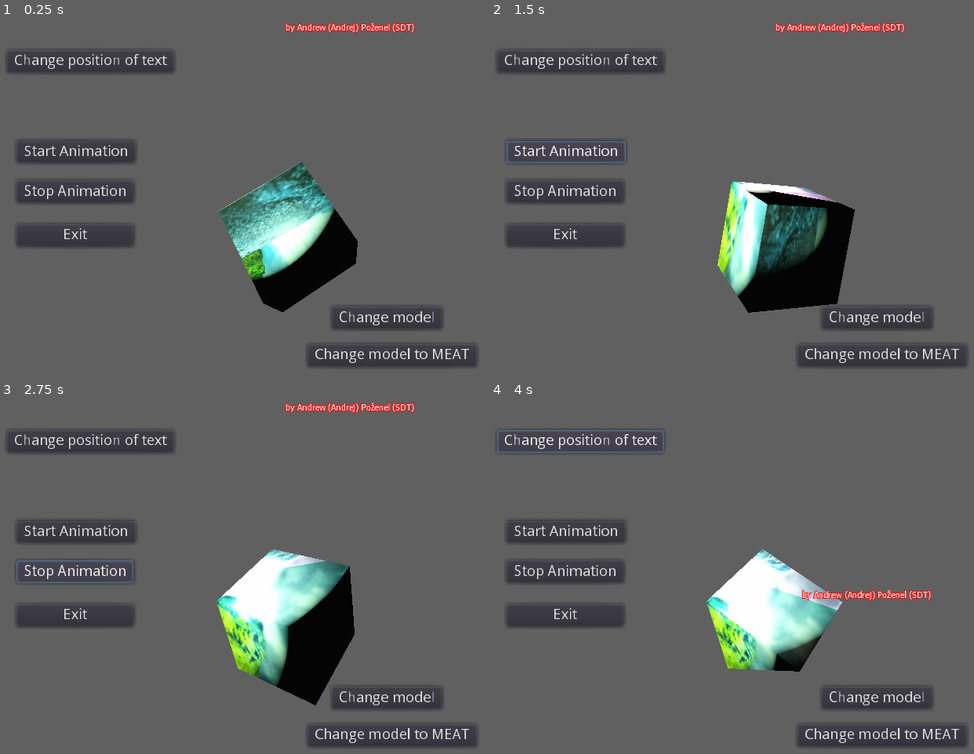
Above: before the commit, frames 1-4 (two rows, left to right).
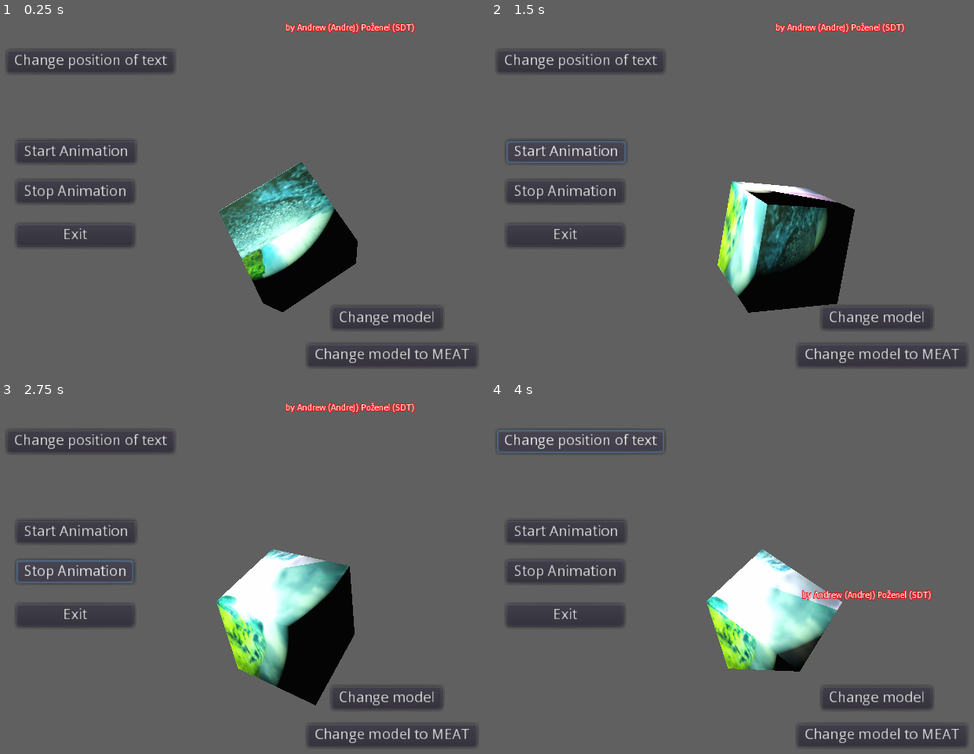
Above: after the commit, the same moments.

Repository: anderlli0053/godot311_showcase_test
Game: Godot game, scene res://main.tscn
Same seed, same stepped clock (60 frames per second), same inputs: the game is played once before the commit and once after it.
Inputs:
- Up to frame 1 (0.25 s): no input
- Up to frame 2 (1.5 s): click "Start Animation" at 0.5 s; click "Start Animation" at 1.25 s
- Up to frame 3 (2.75 s): click "Stop Animation" at 2 s
- Up to frame 4 (4 s): click "Change model" at 2.75 s; click "Change position of text" at 3.5 s

The runs differ from the first frame. In frame 1, 0.4% of the frame differs, in the area x 3-97%, y 10-97%; in frame 2, 0.4%; in frame 3, 0.4%; in frame 4, 0.4%.

Commit message:
Update to latest Godot 3.4.4

Diff:
--- a/main.tscn
+++ b/main.tscn
@@ -158,11 +158,12 @@
 [node name="Tween" type="Tween" parent="."]
 
 [node name="SpotLight2" type="SpotLight" parent="."]
-transform = Transform( 1, 0, 0, 0, -4.37114e-008, 1, 0, -1, -4.37114e-008, -0.414197, 0.840558, 0 )
+transform = Transform( 1, 0, 0, 0, -4.37114e-08, 1, 0, -1, -4.37114e-08, -0.414197, 0.840558, 0 )
 light_color = Color( 1, 1, 0.764706, 1 )
 light_energy = 4.86
 shadow_enabled = true
 spot_range = 1.4
+
 [connection signal="pressed" from="Button" to="." method="_on_Button_pressed"]
 [connection signal="pressed" from="Button2" to="." method="_on_Button2_pressed"]
 [connection signal="pressed" from="Button3" to="." method="_on_Button3_pressed"]
--- a/project.godot
+++ b/project.godot
@@ -10,21 +10,26 @@
 
 _global_script_classes=[  ]
 _global_script_class_icons={
-
 }
 
 [application]
 
 config/name="programming"
 run/main_scene="res://main.tscn"
+run/delta_sync_after_draw=true
 config/icon="res://icon.png"
 
 [compression]
 
 formats/zstd/long_distance_matching=true
+formats/zstd/compression_level=22
+formats/zstd/window_log_size=30
+formats/zlib/compression_level=9
+formats/gzip/compression_level=9
 
 [debug]
 
+settings/stdout/verbose_stdout=true
 gdscript/completion/autocomplete_setters_and_getters=true
 
 [display]
@@ -33,31 +38,47 @@
 window/size/test_width=1024
 window/size/test_height=768
 window/dpi/allow_hidpi=true
+window/vsync/use_vsync=false
 
 [editor]
 
+search_in_file_extensions=PoolStringArray( "gd", "gdshader", "shader", "tres", "tscn" )
 convert_text_resources_to_binary_on_export=true
 
 [gui]
 
 theme/use_hidpi=true
 
+[input_devices]
+
+buffering/agile_event_flushing=true
+pointing/emulate_touch_from_mouse=true
+
+[logging]
+
+file_logging/enable_file_logging.pc=false
+file_logging/max_log_files=0
+
 [physics]
 
+common/enable_pause_aware_picking=true
 3d/physics_engine="Bullet"
 
 [rendering]
 
 quality/driver/fallback_to_gles2=true
-quality/2d/gles2_use_nvidia_rect_flicker_workaround=true
-quality/2d/use_pixel_snap=true
+2d/options/use_nvidia_rect_flicker_workaround=true
+2d/snapping/use_gpu_pixel_snap=true
 threads/thread_model=2
+threads/thread_safe_bvh=true
 vram_compression/import_bptc=true
 vram_compression/import_etc=true
 vram_compression/import_pvrtc=true
 quality/shadows/filter_mode=2
-quality/filters/use_nearest_mipmap_filter=true
+batching/precision/uv_contract=true
 quality/subsurface_scattering/quality=2
 quality/subsurface_scattering/follow_surface=true
 quality/filters/msaa=2
 environment/default_environment="res://default_env.tres"
+quality/2d/gles2_use_nvidia_rect_flicker_workaround=true
+quality/2d/use_pixel_snap=true
Not shown, changed: Raw meat.jpg.import
Not shown, changed: Raw_meat.dae.import
Not shown, changed: bg.png.import
Not shown, changed: icon.png.import
Not shown: 1 places in main.tscn that only renumber resources
